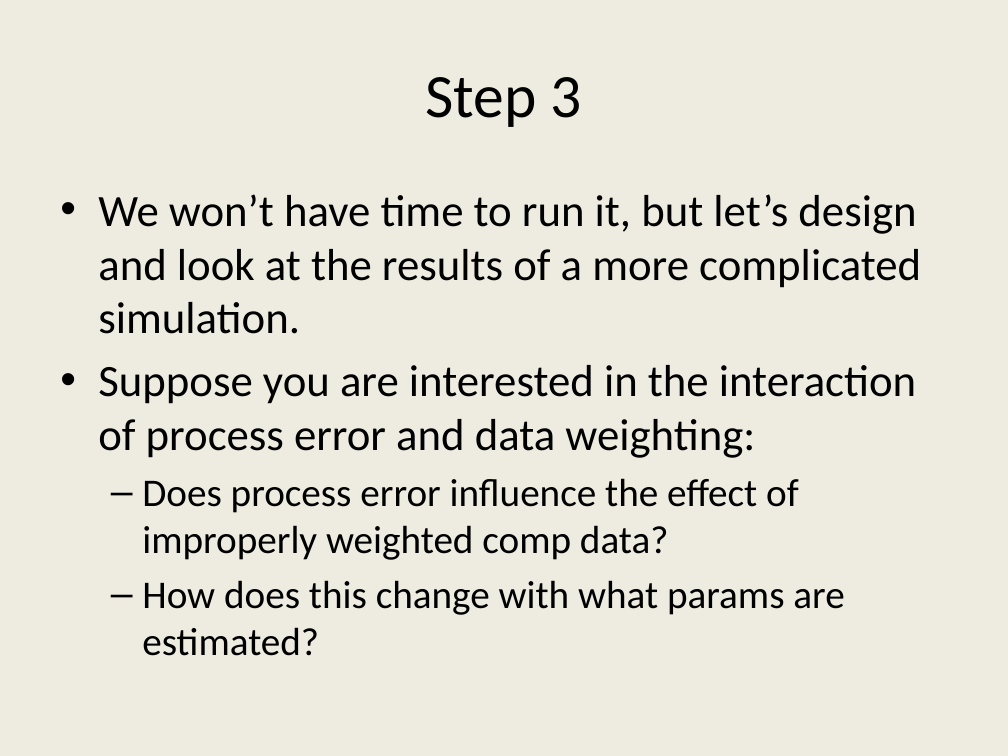
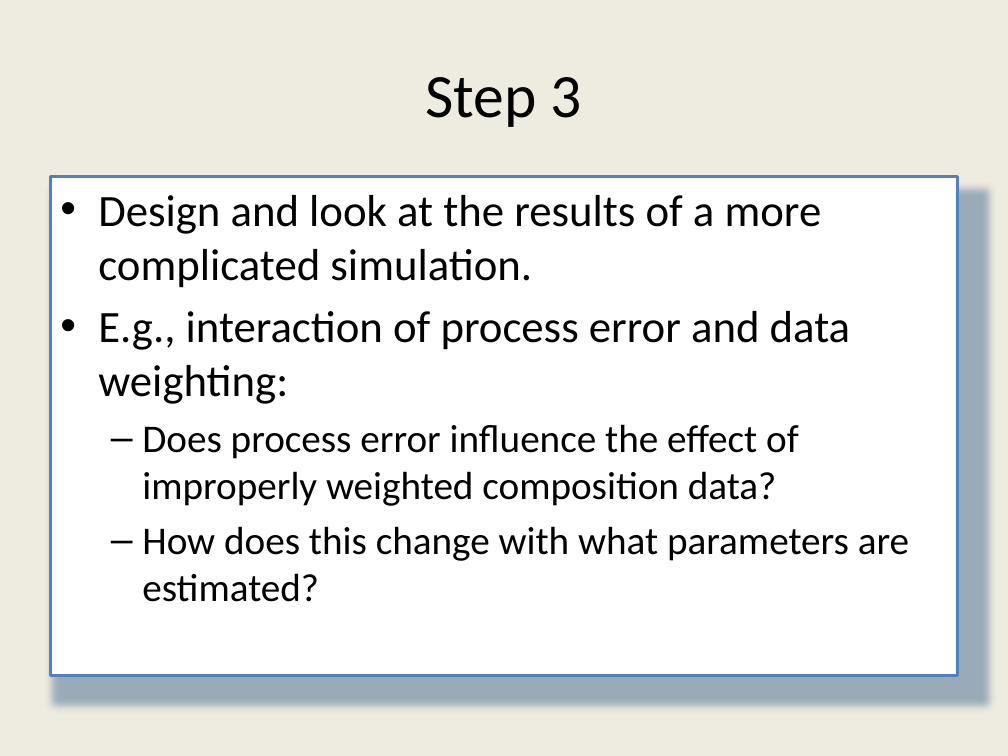
Before and after one commit to ss3sim/workshop, a slide deck: slide 24 of ss3sim_workshop.pptx (slide 20 before the commit). Drawn at 1008x756 pixels with LibreOffice and Linux fonts; fonts in the diff are those of the drawing. Boxes give left, top, right and bottom in pixels: in the first picture for what was removed or moved away, otherwise in the second. Text is boxed around its words. In the diff, an @@ line names an element or a change of style, - is before the commit and + after.

```diff
--- a/ss3sim_workshop.pptx
+++ b/ss3sim_workshop.pptx
@@ text "Design and look at the ...": place and size @@
-text "Design and look at the ..." at [98,194,921,656]
+text "Design and look at the ..." at [50,176,958,675]
@@ text "Design and look at the ..." at [50,176,958,675]: fill none to #FFFFFF; outline none to #4F81BD 2 pt; shadow on @@
@@ text at [98,195,909,602]: text changed; size 32 to 28 pt @@
-• We won’t have time to run it, but let’s design and look at the results of a more complicated simulation.
-• Suppose you are interested in the interaction of process error and data weighting:
-  – Does process error influence the effect of improperly weighted comp data?
-  – How does this change with what params are estimated?
+• Design and look at the results of a more complicated simulation.
+• E.g., interaction of process error and data weighting:
+  – Does process error influence the effect of improperly weighted composition data?
+  – How does this change with what parameters are estimated?
```
Also in this commit, not shown: 25 other slides changed, 5 slides added, 2 slides removed.
